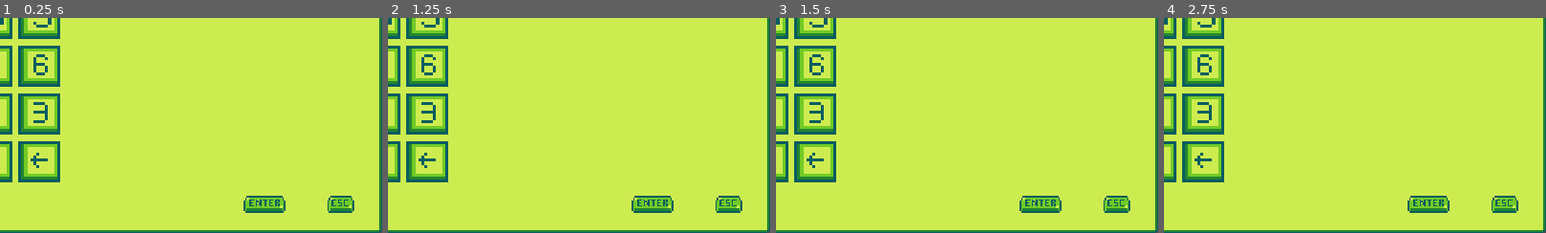
Above: before the commit, frames 1-4 (left to right).
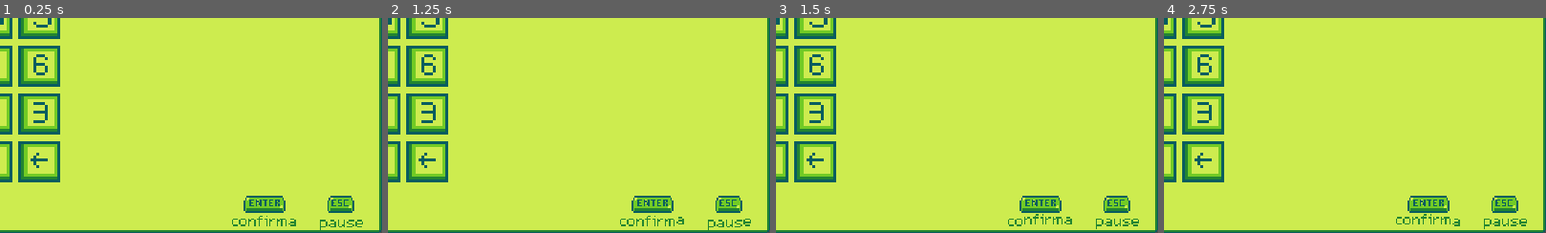
Above: after the commit, the same moments.

Repository: Matheuspimentell/Math-Hero
Game: Godot game, scene res://levels/time attack/sum_screen.tscn
Two runs of this game, one before a commit and one after it. Both use one fixed random seed, a clock stepped at 60 frames per second and the inputs below. The project has no main scene, so this scene is started directly.
Inputs:
- Up to frame 1 (0.25 s): no input
- Up to frame 2 (1.25 s): tap Enter (accept) at 0.5, 0.6 s; hold D (move_right) from 0.53 s (still down); tap Space (jump) at 0.77 s
- Up to frame 3 (1.5 s): keep holding D (move_right); tap Enter (accept) at 1.35 s
- Up to frame 4 (2.75 s): tap Space (jump) at 1.52 s; tap Enter (accept) at 2, 2.1 s; release D (move_right) at 2.03 s; hold A (move_left) from 2.03 s (still down)
The pictures show only the part of the screen within x 50-100%, y 50-100%; the shares and areas given below are measured in that part.

The runs differ from the first frame. In frame 1, 0.4% of the frame differs, in the area x 60-95%, y 92-99%; in frame 2, 0.4%; in frame 3, 0.4%, in the area x 60-95%, y 91-99%; in frame 4, 0.4%.

Commit message:
Feature: Added transition scene to project
Also refactored the code for better readability

Diff:
--- a/levels/scripts/time_attack_manager.gd
+++ b/levels/scripts/time_attack_manager.gd
@@ -5,10 +5,8 @@
 # Variables
 var error_count: int
 var match_seed
-var time_elapsed: float
+var elapsed_time: float
 var current_equation_type: EquationType
+var equation_level: int
 
 #TODO: Add current difficulty tracking stats
-
-# Signals
-signal on_change_equation_type
--- a/levels/time attack/sum_screen.tscn
+++ b/levels/time attack/sum_screen.tscn
@@ -1,6 +1,6 @@
 [gd_scene load_steps=57 format=3 uid="uid://dy355ocuvbomk"]
 
-[ext_resource type="Script" path="res://levels/scripts/sum_screen.gd" id="1_iu73y"]
+[ext_resource type="Script" path="res://models/operations/sum/sum_screen.gd" id="1_iu73y"]
 [ext_resource type="Texture2D" uid="uid://cmdm1ti1c2fd4" path="res://media/art/TileSet/screen_background.png" id="2_rspdi"]
 [ext_resource type="Texture2D" uid="uid://ceeqwmxc6tbaj" path="res://media/art/TileSet/lampx2.png" id="3_e02is"]
 [ext_resource type="Script" path="res://models/equation.gd" id="3_w0wwv"]
@@ -365,12 +365,22 @@
 "speed": 10.0
 }]
 
-[node name="sum_screen" type="Node2D"]
+[node name="sum_screen" type="Control"]
+layout_mode = 3
+anchors_preset = 15
+anchor_right = 1.0
+anchor_bottom = 1.0
+grow_horizontal = 2
+grow_vertical = 2
 script = ExtResource("1_iu73y")
 
 [node name="background" type="NinePatchRect" parent="."]
-offset_right = 512.0
-offset_bottom = 288.0
+layout_mode = 1
+anchors_preset = 15
+anchor_right = 1.0
+anchor_bottom = 1.0
+grow_horizontal = 2
+grow_vertical = 2
 texture = ExtResource("2_rspdi")
 patch_margin_left = 3
 patch_margin_top = 3
@@ -517,9 +527,27 @@
 position = Vector2(20, 13)
 texture = ExtResource("9_jalt5")
 
+[node name="Label" type="RichTextLabel" parent="tooltips/enter"]
+offset_left = -24.0
+offset_top = 4.0
+offset_right = 25.0
+offset_bottom = 20.0
+theme = ExtResource("11_yakid")
+bbcode_enabled = true
+text = "[center][color=#238531][wave amp=5 freq=2]confirma[/wave][/color][/center]"
+
 [node name="esc" type="Sprite2D" parent="tooltips"]
 position = Vector2(71, 13)
 texture = ExtResource("10_enn5c")
+
+[node name="RichTextLabel" type="RichTextLabel" parent="tooltips/esc"]
+offset_left = -24.0
+offset_top = 5.0
+offset_right = 26.0
+offset_bottom = 21.0
+theme = ExtResource("11_yakid")
+bbcode_enabled = true
+text = "[center][color=#238531][wave amp=5 freq=2]pause[/wave][/color][/center]"
 
 [node name="match_seed" type="Label" parent="."]
 offset_left = 4.0
--- a/models/equation.gd
+++ b/models/equation.gd
@@ -1,6 +1,6 @@
 extends Control
 
-enum equation_types {
+enum levels {
 	one_digit_res,
 	one_digit_unres,
 	two_digit_res,
@@ -12,9 +12,9 @@
 # Variables
 @onready var label = $RichTextLabel
 var sumGenerator: SumGenerator
-var current_level = equation_types.one_digit_res
-var equations: Array
-var _current_equation: int = 0
+var current_level = levels.one_digit_res
+var _equations: Array
+var _equation_index: int = 0
 
 # Signals
 signal level_finished
@@ -27,20 +27,20 @@
 		sumGenerator = SumGenerator.new(null)
 		TimeAttackManager.match_seed = sumGenerator.rng.seed
 
-	equations = _generate_equations()
+	_equations = _generate_equations()
 	_set_text()
 
 func _generate_equations() -> Array:
 	match current_level:
-		equation_types.one_digit_unres:
+		levels.one_digit_unres:
 			return sumGenerator.gen_one_digit_unrestricted(10)
-		equation_types.two_digit_res:
+		levels.two_digit_res:
 			return sumGenerator.gen_two_digit_restricted(10)
-		equation_types.two_digit_unres:
+		levels.two_digit_unres:
 			return sumGenerator.gen_two_digit_unrestricted(10)
-		equation_types.three_digit_res:
+		levels.three_digit_res:
 			return sumGenerator.gen_three_digit_restricted(10)
-		equation_types.three_digit_unres:
+		levels.three_digit_unres:
 			return sumGenerator.gen_three_digit_unrestricted(10)
 		_:
 			return sumGenerator.gen_one_digit_restricted(10)
@@ -49,18 +49,15 @@
 	label.clear()
 	var opening_tags: String = "[center][color=#238531][wave amp=15 freq=2]"
 	var closing_tags: String = "[/wave][/color][/center]"
-	var newText = "%s + %s = ?" % [equations[_current_equation].a,equations[_current_equation].b]
+	var newText = "%s + %s = ?" % [_equations[_equation_index].a,_equations[_equation_index].b]
 	label.append_text(opening_tags + newText + closing_tags)
 
 func is_answer_correct(answer: String) -> bool:
-	if str(equations[_current_equation].res) == answer:
-		return true
-	else:
-		return false
+	return str(_equations[_equation_index].res) == answer
 
 func next():
-	_current_equation+=1
-	if _current_equation < equations.size():
+	_equation_index+=1
+	if _equation_index < _equations.size():
 		_set_text()
-	elif _current_equation >= equations.size():
+	elif _equation_index >= _equations.size():
 		level_finished.emit()
--- a/levels/scripts/sum_screen.gd
+++ b/models/operations/sum/sum_screen.gd
@@ -1,4 +1,4 @@
-extends Node2D
+extends Control
 
 enum NUMPADKEYS  {
 	number0,
@@ -17,6 +17,7 @@
 # Variables
 @onready var answerLabel = $password/Label
 @onready var equation = $equation
+@onready var timer = $timer
 
 func _ready():
 	# TODO: Get sum type from time attack manager
@@ -39,15 +40,17 @@
 	var button = NUMPADKEYS[buttonName]
 	if button == NUMPADKEYS.backspace:
 		if not answerLabel.text.is_empty():
-			print("Label is not empty")
 			answerLabel.text = answerLabel.text.erase(answerLabel.text.length()-1, 1)
 			# TODO: Send signal to sfx manager
 		else:
 			# TODO: Send error signal to sfx manager
-			print("Label is empty")
+			print_debug("Label is empty")
 	else:
 		answerLabel.text+=str(button)
 		# TODO: Send signal to sfx manager
 
 func _on_level_finished():
+	timer.save_timer()
+	var final_time = TimeAttackManager.elapsed_time
+	print("%03d:%02d.%03d" % [fmod(final_time,3600)/60,fmod(final_time,60),fmod(final_time,1)*1000])
 	get_tree().quit()
--- a/models/timer.gd
+++ b/models/timer.gd
@@ -4,13 +4,11 @@
 @onready var timer_label = $Label
 var current_time: float
 
-func _ready():
-	current_time = 0.0
-
-#TODO: Receive end of phase signal, send elapsed time back to main scene
-func _input(_event):
-	if Input.is_action_just_pressed('accept'):
-		print("%03d:%02d.%03d" % [fmod(current_time,3600)/60,fmod(current_time,60),fmod(current_time,1)*1000])
+func _init():
+	if not TimeAttackManager.elapsed_time:
+			current_time = 0.0
+	else:
+		current_time = TimeAttackManager.elapsed_time
 
 func _process(delta):
 	current_time += delta
@@ -18,3 +16,6 @@
 	var sec = fmod(current_time, 60)
 	var minutes = fmod(current_time, 3600) / 60
 	timer_label.text = "%03d:%02d.%03d" % [minutes, sec, ms]
+
+func save_timer():
+	TimeAttackManager.elapsed_time = current_time
--- /dev/null
+++ b/models/utils/scene_manager.gd
@@ -0,0 +1,11 @@
+extends Node
+
+
+# Called when the node enters the scene tree for the first time.
+func _ready():
+	pass # Replace with function body.
+
+
+# Called every frame. 'delta' is the elapsed time since the previous frame.
+func _process(delta):
+	pass
--- a/project.godot
+++ b/project.godot
@@ -18,6 +18,7 @@
 [autoload]
 
 TimeAttackManager="*res://levels/scripts/time_attack_manager.gd"
+SceneManager="*res://models/utils/scene_manager.gd"
 
 [display]
 
--- /dev/null
+++ b/scenes/transitions/next_level_transition.tscn
@@ -0,0 +1,169 @@
+[gd_scene load_steps=7 format=3 uid="uid://dg0ji8ll7xgd0"]
+
+[ext_resource type="Texture2D" uid="uid://cmdm1ti1c2fd4" path="res://media/art/TileSet/screen_background.png" id="1_hgqrj"]
+[ext_resource type="Theme" uid="uid://cacqlfyw6xmfy" path="res://themes/question.tres" id="2_3fnni"]
+
+[sub_resource type="Animation" id="Animation_wv4ya"]
+resource_name = "RESET"
+length = 0.5
+tracks/0/type = "value"
+tracks/0/imported = false
+tracks/0/enabled = true
+tracks/0/path = NodePath("background:modulate")
+tracks/0/interp = 1
+tracks/0/loop_wrap = true
+tracks/0/keys = {
+"times": PackedFloat32Array(0),
+"transitions": PackedFloat32Array(1),
+"update": 0,
+"values": [Color(1, 1, 1, 0)]
+}
+tracks/1/type = "value"
+tracks/1/imported = false
+tracks/1/enabled = true
+tracks/1/path = NodePath("label:position")
+tracks/1/interp = 1
+tracks/1/loop_wrap = true
+tracks/1/keys = {
+"times": PackedFloat32Array(0),
+"transitions": PackedFloat32Array(1),
+"update": 0,
+"values": [Vector2(181.5, 300)]
+}
+tracks/2/type = "value"
+tracks/2/imported = false
+tracks/2/enabled = true
+tracks/2/path = NodePath("label:modulate")
+tracks/2/interp = 1
+tracks/2/loop_wrap = true
+tracks/2/keys = {
+"times": PackedFloat32Array(0),
+"transitions": PackedFloat32Array(1),
+"update": 0,
+"values": [Color(1, 1, 1, 0)]
+}
+
+[sub_resource type="Animation" id="Animation_b3viw"]
+resource_name = "fade_in"
+length = 0.5
+tracks/0/type = "value"
+tracks/0/imported = false
+tracks/0/enabled = true
+tracks/0/path = NodePath("background:modulate")
+tracks/0/interp = 1
+tracks/0/loop_wrap = true
+tracks/0/keys = {
+"times": PackedFloat32Array(0, 0.5),
+"transitions": PackedFloat32Array(1, 1),
+"update": 0,
+"values": [Color(1, 1, 1, 0), Color(1, 1, 1, 1)]
+}
+tracks/1/type = "value"
+tracks/1/imported = false
+tracks/1/enabled = true
+tracks/1/path = NodePath("label:position")
+tracks/1/interp = 1
+tracks/1/loop_wrap = true
+tracks/1/keys = {
+"times": PackedFloat32Array(0, 0.5),
+"transitions": PackedFloat32Array(1, 1),
+"update": 0,
+"values": [Vector2(181.5, 300), Vector2(181.5, 118)]
+}
+tracks/2/type = "value"
+tracks/2/imported = false
+tracks/2/enabled = true
+tracks/2/path = NodePath("label:modulate")
+tracks/2/interp = 1
+tracks/2/loop_wrap = true
+tracks/2/keys = {
+"times": PackedFloat32Array(0, 0.5),
+"transitions": PackedFloat32Array(1, 1),
+"update": 0,
+"values": [Color(1, 1, 1, 0), Color(1, 1, 1, 1)]
+}
+
+[sub_resource type="Animation" id="Animation_xv4nu"]
+resource_name = "fade_out"
+length = 0.5
+tracks/0/type = "value"
+tracks/0/imported = false
+tracks/0/enabled = true
+tracks/0/path = NodePath("background:modulate")
+tracks/0/interp = 1
+tracks/0/loop_wrap = true
+tracks/0/keys = {
+"times": PackedFloat32Array(0, 0.5),
+"transitions": PackedFloat32Array(1, 1),
+"update": 0,
+"values": [Color(1, 1, 1, 1), Color(1, 1, 1, 0)]
+}
+tracks/1/type = "value"
+tracks/1/imported = false
+tracks/1/enabled = true
+tracks/1/path = NodePath("label:position")
+tracks/1/interp = 1
+tracks/1/loop_wrap = true
+tracks/1/keys = {
+"times": PackedFloat32Array(0, 0.5),
+"transitions": PackedFloat32Array(1, 1),
+"update": 0,
+"values": [Vector2(181.5, 118), Vector2(181.5, 300)]
+}
+tracks/2/type = "value"
+tracks/2/imported = false
+tracks/2/enabled = true
+tracks/2/path = NodePath("label:modulate")
+tracks/2/interp = 1
+tracks/2/loop_wrap = true
+tracks/2/keys = {
+"times": PackedFloat32Array(0, 0.5),
+"transitions": PackedFloat32Array(1, 1),
+"update": 0,
+"values": [Color(1, 1, 1, 1), Color(1, 1, 1, 0)]
+}
+
+[sub_resource type="AnimationLibrary" id="AnimationLibrary_aggnt"]
+_data = {
+"RESET": SubResource("Animation_wv4ya"),
+"fade_in": SubResource("Animation_b3viw"),
+"fade_out": SubResource("Animation_xv4nu")
+}
+
+[node name="next_Level_transition" type="CanvasLayer"]
+
+[node name="background" type="NinePatchRect" parent="."]
+modulate = Color(1, 1, 1, 0)
+anchors_preset = 15
+anchor_right = 1.0
+anchor_bottom = 1.0
+grow_horizontal = 2
+grow_vertical = 2
+texture = ExtResource("1_hgqrj")
+patch_margin_left = 3
+patch_margin_top = 3
+patch_margin_right = 3
+patch_margin_bottom = 3
+
+[node name="label" type="RichTextLabel" parent="."]
+modulate = Color(1, 1, 1, 0)
+anchors_preset = 8
+anchor_left = 0.5
+anchor_top = 0.5
+anchor_right = 0.5
+anchor_bottom = 0.5
+offset_left = 181.5
+offset_top = 300.0
+offset_right = 330.5
+offset_bottom = 352.0
+grow_horizontal = 2
+grow_vertical = 2
+theme = ExtResource("2_3fnni")
+bbcode_enabled = true
+text = "[center][wave amp=15 freq=4][color=#238531]Próxima Fase![/color][/wave][/center]"
+fit_content = true
+
+[node name="AnimationPlayer" type="AnimationPlayer" parent="."]
+libraries = {
+"": SubResource("AnimationLibrary_aggnt")
+}
